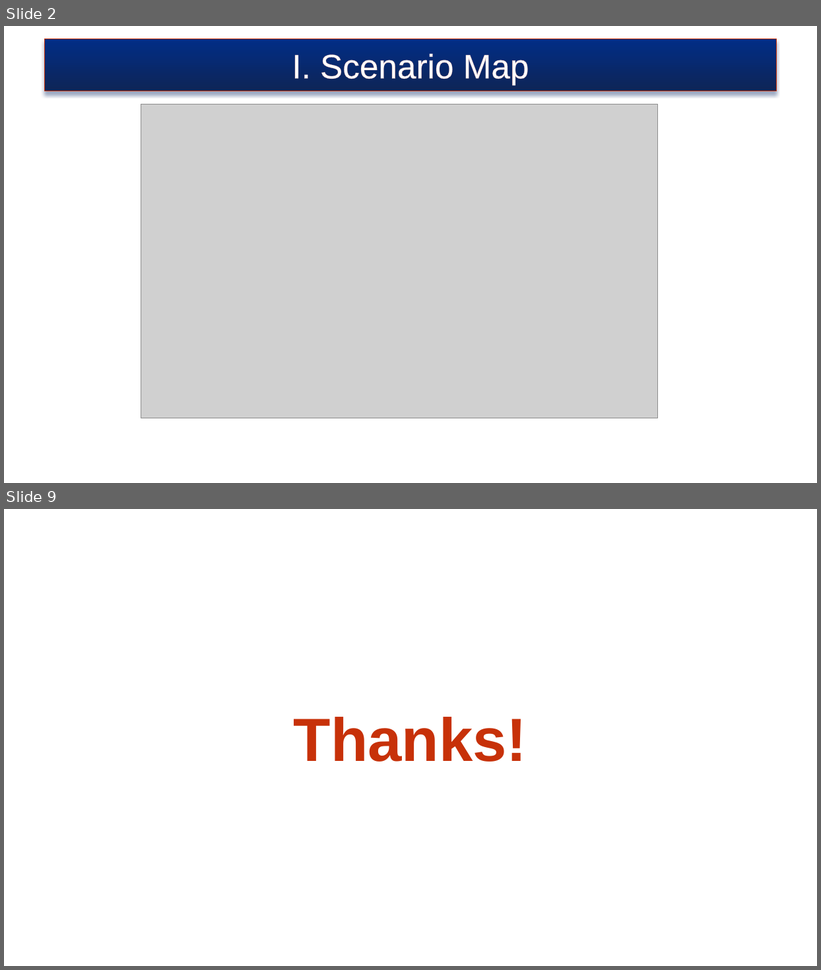
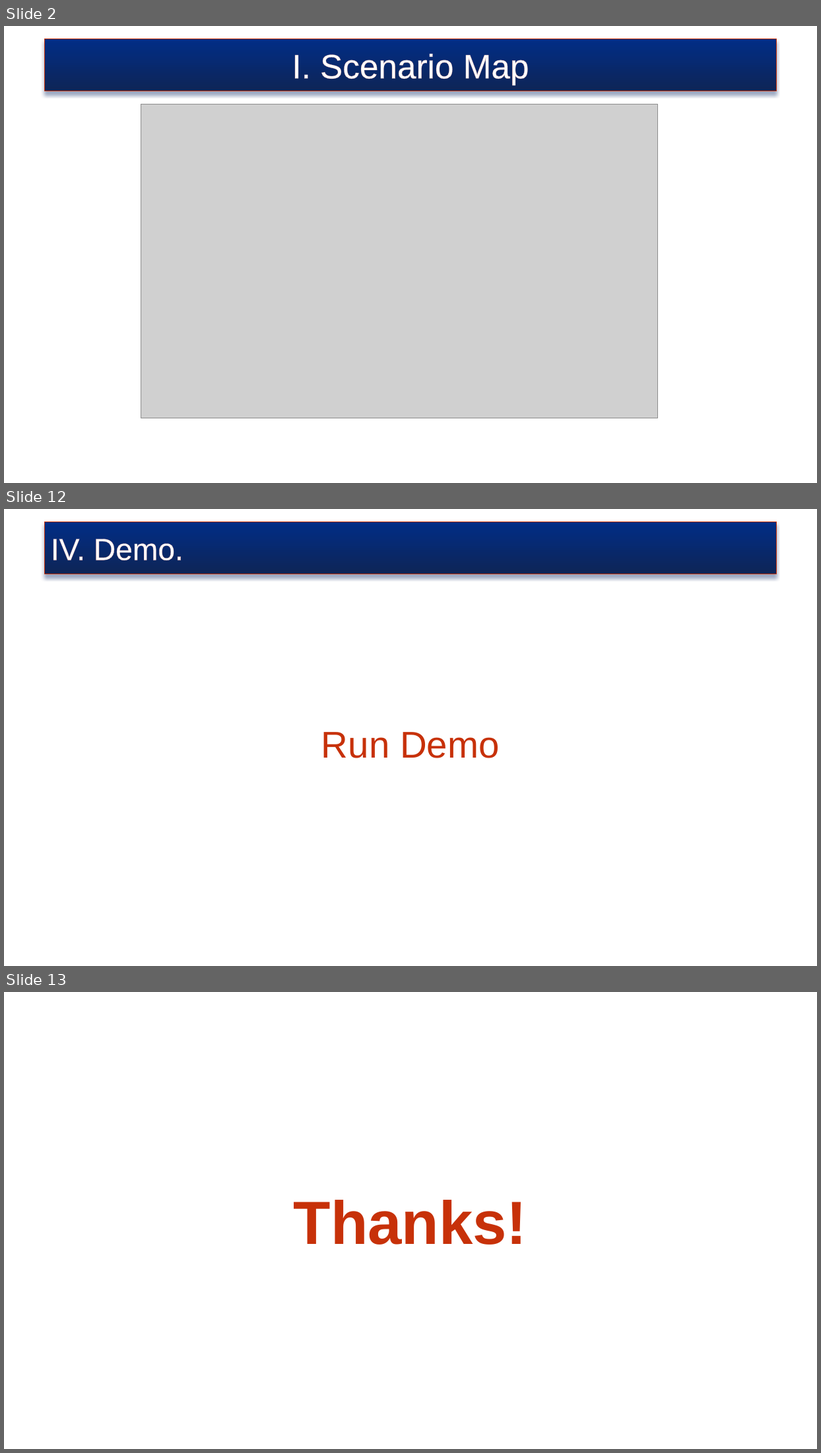
Before and after one commit to truyenkv/sharing, a slide deck: Sharing.pptx. Shown one above the other, each under a label of ours: slides 2 and 9 before the commit, slides 2, 12 and 13 after it; the slides between them are not shown. The pictures are 821x970 and 821x1453 pixels, drawn with LibreOffice and Linux fonts; fonts in the diff are those of the drawing; grey boxes stand for pictures; background and template pictures are left out. Boxes give left, top, right and bottom in pixels: in the first picture for what was removed or moved away, otherwise in the second. Text is boxed around its words. In the diff, an @@ line names an element or a change of style, - is before the commit and + after.

```diff
--- a/Sharing.pptx
+++ b/Sharing.pptx
@@ slide 12 added at (4,509,817,966), background picture (left out) @@
@@ rectangle added at (45,522,777,574), fill gradient #012D86 to #0E2557, outline #C73109 0.75 pt, 36 pt, text #FFFFFF @@
+IV. Demo.
@@ text added at (321,732,500,758), 44 pt, text #C73109 @@
+Run Demo
@@ what was slide 9 is now slide 13 @@
```
Also in this commit, not shown: 5 slides changed, 4 other slides added, 1 slide removed.
